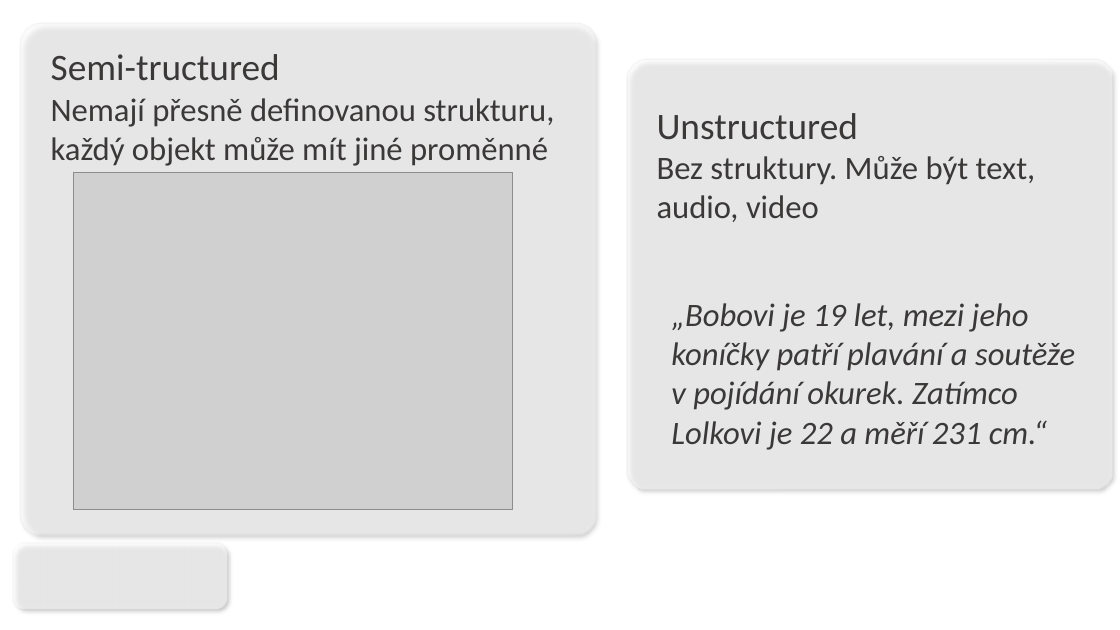
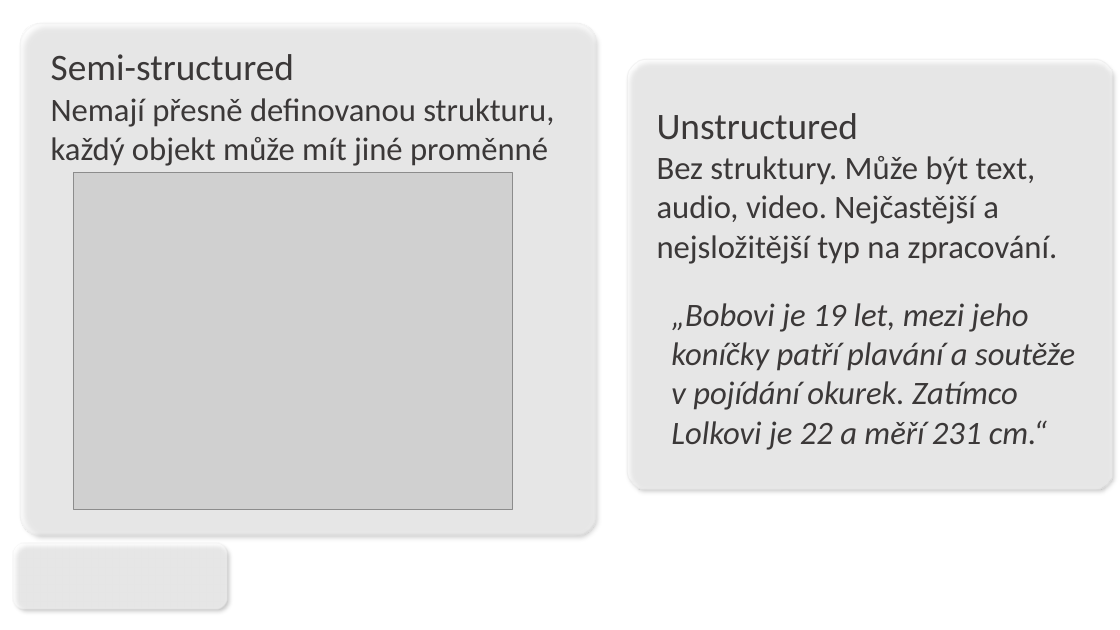
Before and after one commit to CZmatyasZERO/Big-data-prezentace, a slide deck: slide 6 of klimes.pptx. Drawn at 1120x630 pixels with LibreOffice and Linux fonts; fonts in the diff are those of the drawing; grey boxes stand for pictures; background and template pictures are left out. Boxes give left, top, right and bottom in pixels: in the first picture for what was removed or moved away, otherwise in the second. Text is boxed around its words. In the diff, an @@ line names an element or a change of style, - is before the commit and + after.

```diff
--- a/klimes.pptx
+++ b/klimes.pptx
@@ text at bbox=[51, 54, 294, 81]: text changed @@
-Semi-tructured
+Semi-structured
@@ text at bbox=[657, 156, 1058, 264]: text changed @@
-Bez struktury. Může být text, audio, video
+Bez struktury. Může být text, audio, video. Nejčastější a nejsložitější typ na zpracování.
```
Also in this commit, not shown: 1 other slide changed, 2 slides added, 2 slides removed, 1 other file.
